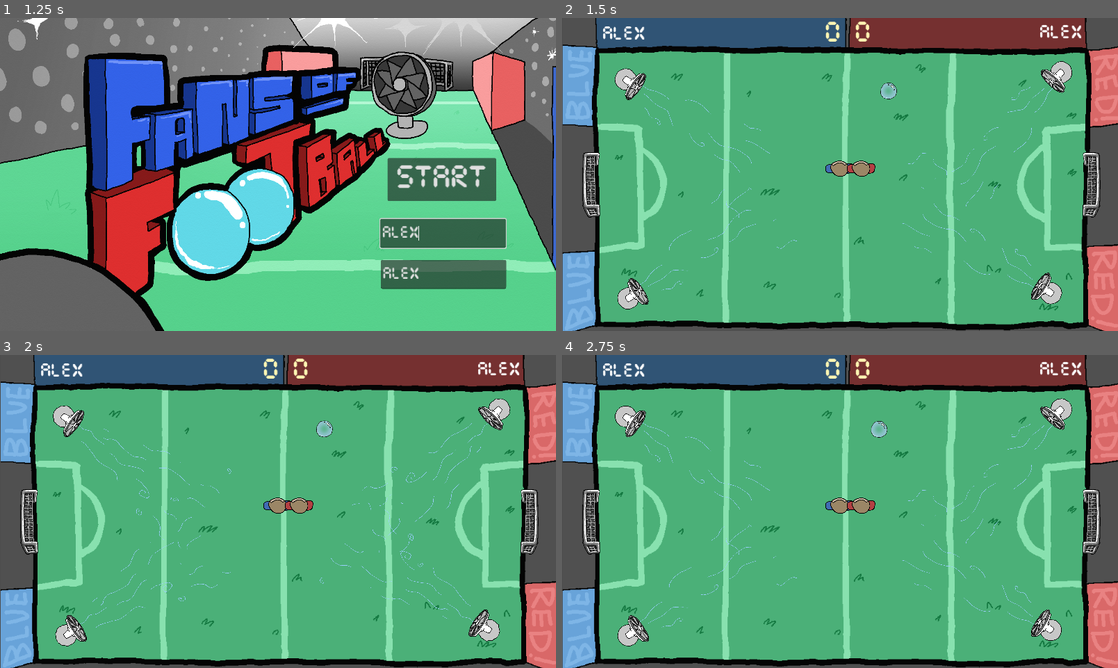
Above: before the commit, frames 1-4 (two rows, left to right).
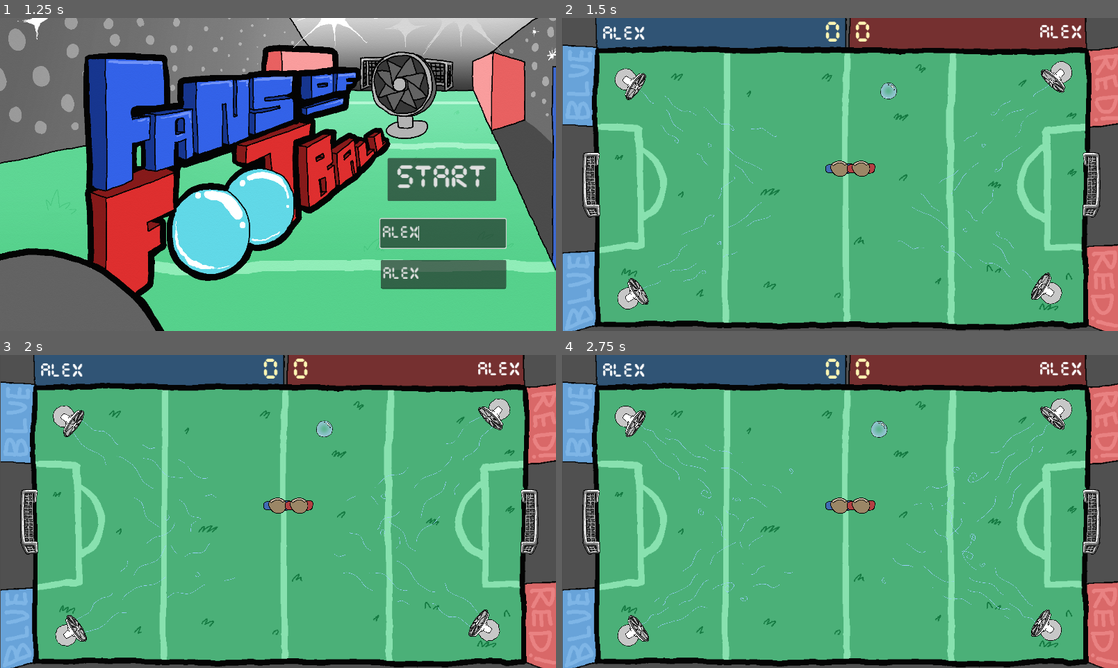
Above: after the commit, the same moments.

Repository: Calandir/ggj-2025
Game: Godot game, scene res://Scenes/menu.tscn
The game is run twice, just before and just after one commit, with the same random seed, the same clock (stepped at 60 frames per second) and the same inputs. Sound files missing from this copy of the repository are replaced by a short silence.
Inputs (mouse positions are in pixels of both pictures, inside the frame that each line leads up to):
- Up to frame 1 (1.25 s): click (444, 274) at 0.52 s; type "Alex" at 0.6 s; click (444, 233) at 0.75 s; type "Alex" at 0.83 s
- Up to frame 2 (1.5 s): click "START" at 1.25 s
- Up to frame 3 (2 s): no input
- Up to frame 4 (2.75 s): tap R (p0_spawn_bubble) at 2.1 s

Frame 1 is identical in both runs. In frame 2, 0.6% of the frame differs, in the area x 14-89%, y 21-88%; in frame 3, 0.8%, in the area x 13-89%, y 19-89%; in frame 4, 0.8%.

Commit message:
Wind animation

Diff:
--- a/Scenes/Fan.tscn
+++ b/Scenes/Fan.tscn
@@ -59,7 +59,7 @@
 }],
 "loop": true,
 "name": &"new_animation",
-"speed": 5.0
+"speed": 7.0
 }]
 
 [sub_resource type="AtlasTexture" id="AtlasTexture_if032"]
@@ -111,6 +111,7 @@
 sprite_frames = SubResource("SpriteFrames_4xuyo")
 animation = &"new_animation"
 autoplay = "new_animation"
+frame_progress = 0.51861
 
 [node name="AnimatedSprite2D" type="AnimatedSprite2D" parent="."]
 position = Vector2(0, -1)
Not shown, added: Art/exit.png.import
